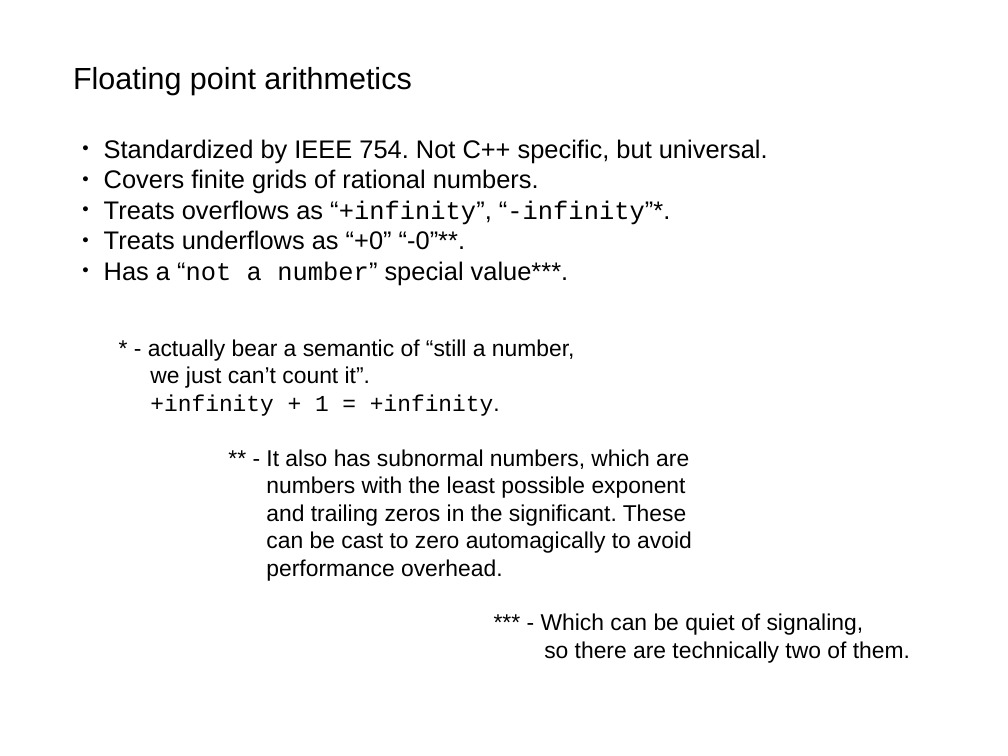
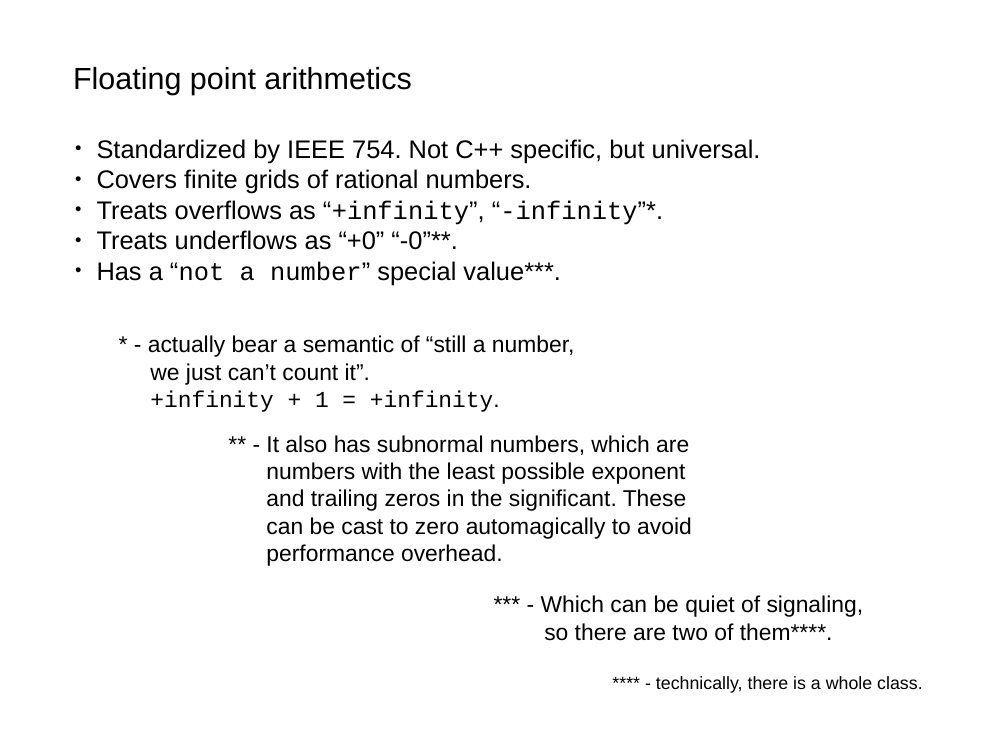
Before and after one commit to akalenuk/floating-point-experiments, a slide deck: slide 6 of floating.odp. Drawn at 1008x756 pixels with LibreOffice and Linux fonts; fonts in the diff are those of the drawing. Boxes give left, top, right and bottom in pixels: in the first picture for what was removed or moved away, otherwise in the second. Text is boxed around its words. In the diff, an @@ line names an element or a change of style, - is before the commit and + after.

```diff
--- a/floating.odp
+++ b/floating.odp
@@ text "Standardized by IEEE 754. Not ...": place and size @@
-text "Standardized by IEEE 754. Not ..." at [104,139,768,285]
+text "Standardized by IEEE 754. Not ..." at [97,139,761,285]
@@ text "* - actually bear a ...": place and size @@
-text "* - actually bear a ..." at [148,339,575,416]
+text "* - actually bear a ..." at [148,335,575,412]
@@ text "** - It also has ...": place and size @@
-text "** - It also has ..." at [266,449,692,581]
+text "** - It also has ..." at [266,435,692,566]
@@ text "*** - Which can be ...": place and size @@
-text "*** - Which can be ..." at [541,613,910,663]
+text "*** - Which can be ..." at [541,595,864,641]
@@ text at [544,623,833,641]: text changed @@
-so there are technically two of them.
+so there are two of them****.
@@ text added at [656,676,922,693], 14 pt, text #000000 @@
+**** - technically, there is a whole class.
```
Also in this commit, not shown: 6 other slides changed, 1 other file.
